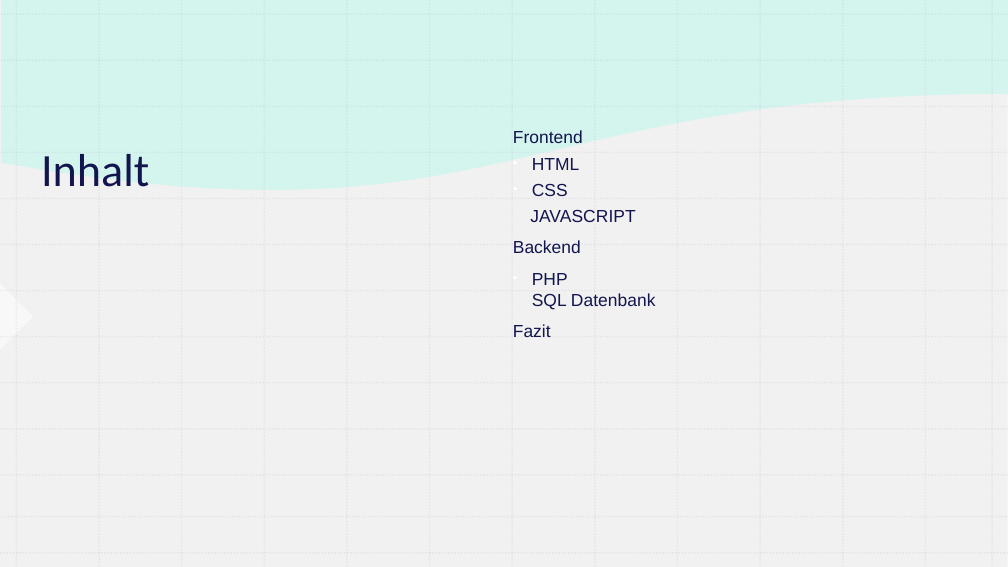
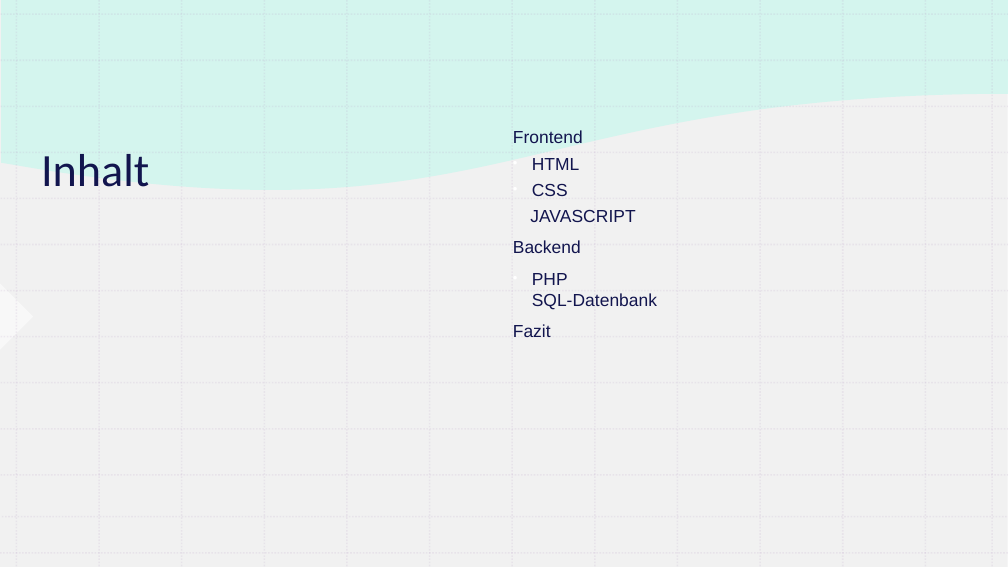
Before and after one commit to Huddinii/ToDoList, a slide deck: slide 2 of To-Do Projekt.pptx. Drawn at 1008x567 pixels with LibreOffice and Linux fonts; fonts in the diff are those of the drawing. Boxes give left, top, right and bottom in pixels: in the first picture for what was removed or moved away, otherwise in the second. Text is boxed around its words. In the diff, an @@ line names an element or a change of style, - is before the commit and + after.

Commit message:
Changes to powerpoint

```diff
--- a/To-Do Projekt.pptx
+++ b/To-Do Projekt.pptx
@@ text at bbox=[532, 273, 657, 310]: text changed @@
-• PHP
-  SQL Datenbank
+• PHP
+  SQL-Datenbank
```
